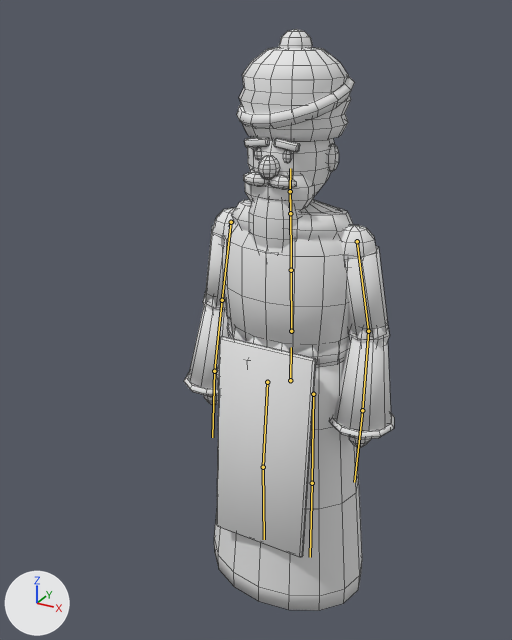
Renders of the FBX model Assets/_Project/Art/NPC/NPC_Cabir.fbx from each side of a commit.
One viewpoint serves both versions: a 50 mm camera at (0.942, -1.96, 2.008) aimed at (-0.05, -0.158, 1.107). The lights are fixed; the arrows at lower left show +X, +Y and +Z. The older version comes first. The bones that change, and the others that lie on the model, are drawn over the model as lines. Mesh edges are drawn as thin lines.

Objects in the first picture: 'NPC_Cabir_Govde'.
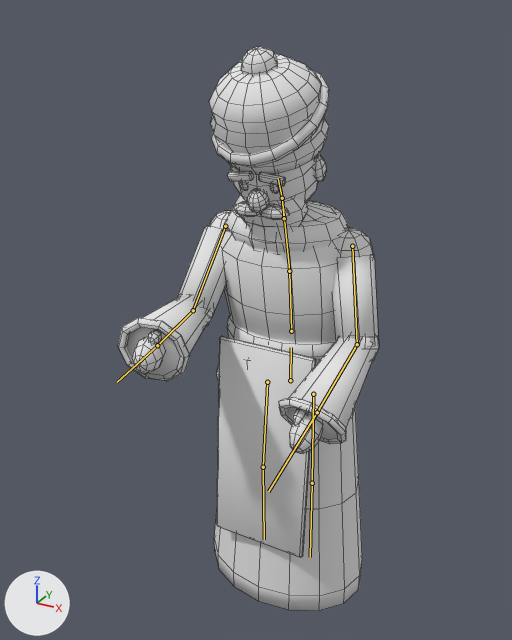
The newer file adds an action. The first version stands in its rest pose; the second is drawn at frame 14 of the action 'Cabir_Calis_Dongu'.

Location of each change, (x1, y1, x2, y2) in pixels of the pictures (512 x 640 px):
'NPC_Cabir_Govde', posed (24% wider): before (184, 29, 394, 610); after (118, 46, 379, 610)
bone 'Omurga', root to tip: before (291, 331) to (291, 270); after (291, 331) to (289, 271)
bone 'Gogus', root to tip: before (291, 270) to (290, 199); after (289, 271) to (283, 205)
bone 'Bas', root to tip: before (290, 191) to (290, 168); after (282, 198) to (278, 178)
bone 'Kol_Ust_Sol', root to tip: before (357, 241) to (368, 331); after (352, 246) to (357, 344)
bone 'Kol_Alt_Sol', root to tip: before (368, 331) to (362, 410); after (357, 344) to (317, 412)
bone 'Kol_Ust_Sag', root to tip: before (231, 222) to (222, 300); after (225, 226) to (193, 310)
bone 'Kol_Alt_Sag', root to tip: before (222, 300) to (214, 371); after (193, 310) to (157, 345)
bone 'El_Sag', root to tip: before (214, 371) to (212, 437); after (157, 345) to (117, 382)

The edits, one by one:
Bone 'Omurga' (bone_omurga) turns from (0, 0, 0) to (3, 0, 0) degrees about its own x, y and z.
Bone 'Gogus' (bone_gogus) turns from (0, 0, 0) to (7, 0, 0) degrees about its own x, y and z.
Bone 'Bas' (bone_bas) turns from (0, 0, 0) to (14, 4, 0) degrees about its own x, y and z.
Bone 'Kol_Ust_Sol' (bone_kol_ust_sol) turns from (0, 0, 0) to (-26, 0, -8) degrees about its own x, y and z.
Bone 'Kol_Alt_Sol' (bone_kol_alt_sol) turns from (0, 0, 0) to (-40, 0, 0) degrees about its own x, y and z.
Bone 'Kol_Ust_Sag' (bone_kol_ust_sag) turns from (0, 0, 0) to (-50, 0, 7) degrees about its own x, y and z.
Bone 'Kol_Alt_Sag' (bone_kol_alt_sag) turns from (0, 0, 0) to (-42, 0, 0) degrees about its own x, y and z.
Bone 'El_Sag' (bone_el_sag) turns from (0, 0, 0) to (-8, 0, 0) degrees about its own x, y and z.
